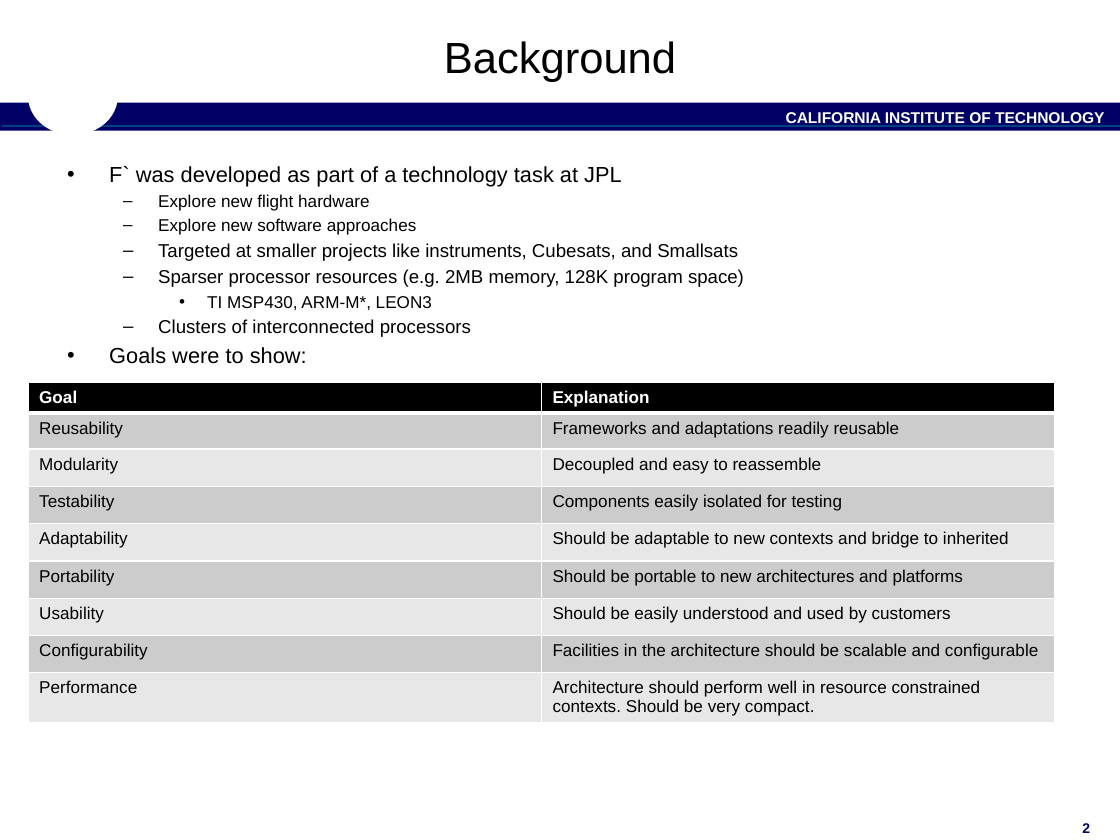
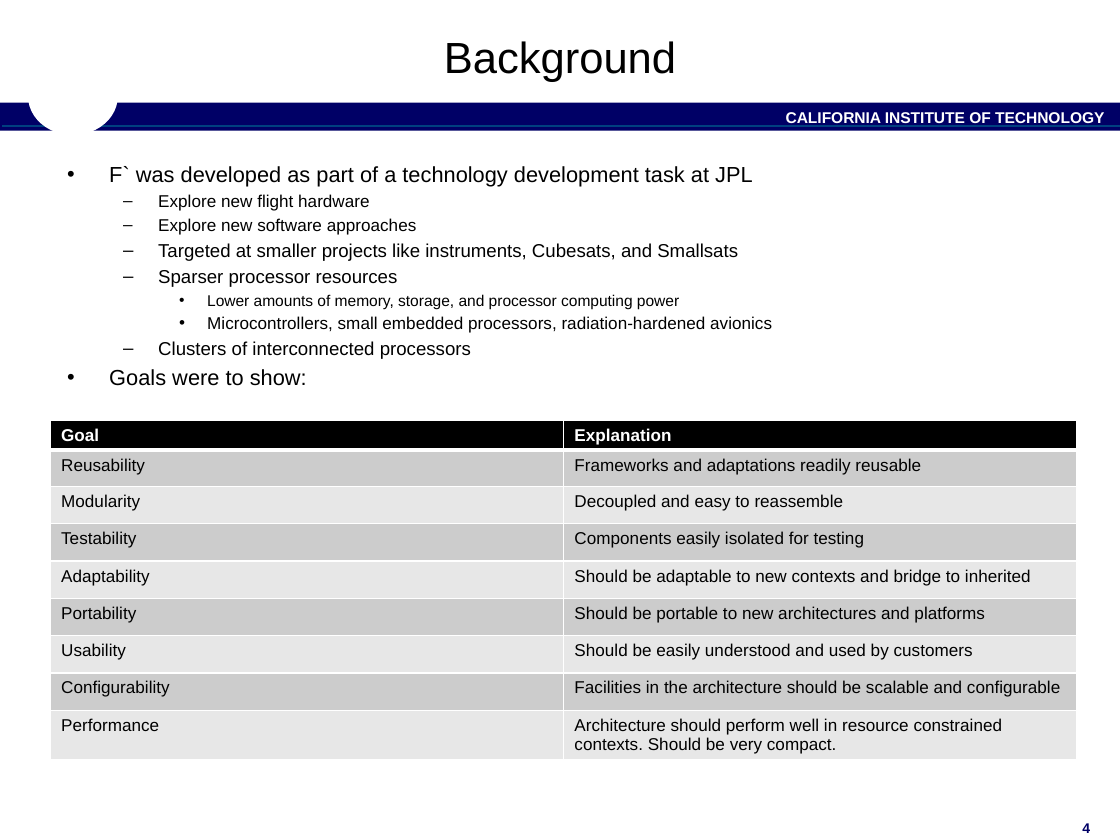
Before and after one commit to nasa/fprime, a slide deck: slide 4 of docs/Architecture/FPrimeSoftwareArchitecture.pptx (slide 2 before the commit). Drawn at 1120x840 pixels with LibreOffice and Linux fonts; fonts in the diff are those of the drawing; background and template pictures are left out. Boxes give left, top, right and bottom in pixels: in the first picture for what was removed or moved away, otherwise in the second. Text is boxed around its words. In the diff, an @@ line names an element or a change of style, - is before the commit and + after.

```diff
--- a/docs/Architecture/FPrimeSoftwareArchitecture.pptx
+++ b/docs/Architecture/FPrimeSoftwareArchitecture.pptx
@@ text at (x1=109, y1=166, x2=753, y2=187): text changed @@
-• F` was developed as part of a technology task at JPL
+• F` was developed as part of a technology development task at JPL
@@ text at (x1=158, y1=270, x2=772, y2=333): text changed; size 12 to 11 pt @@
-  – Sparser processor resources (e.g. 2MB memory, 128K program space)
-    • TI MSP430, ARM-M*, LEON3
+  – Sparser processor resources
+    • Lower amounts of memory, storage, and processor computing power
+    • Microcontrollers, small embedded processors, radiation-hardened avionics
@@ table moved from (x1=28, y1=383, x2=1054, y2=727) to (x1=50, y1=420, x2=1076, y2=764) @@
@@ page number at (x1=1082, y1=823, x2=1090, y2=833): text changed @@
-2
+4
```
Also in this commit, not shown: 20 other slides changed, 7 slides added.
